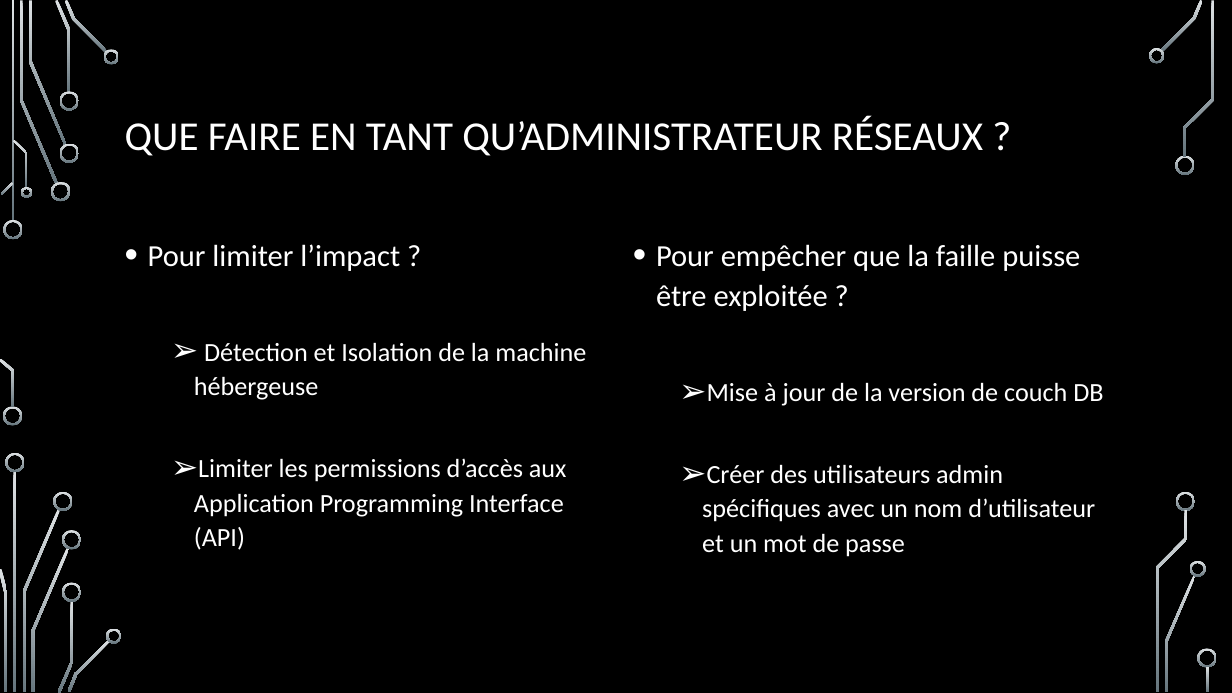
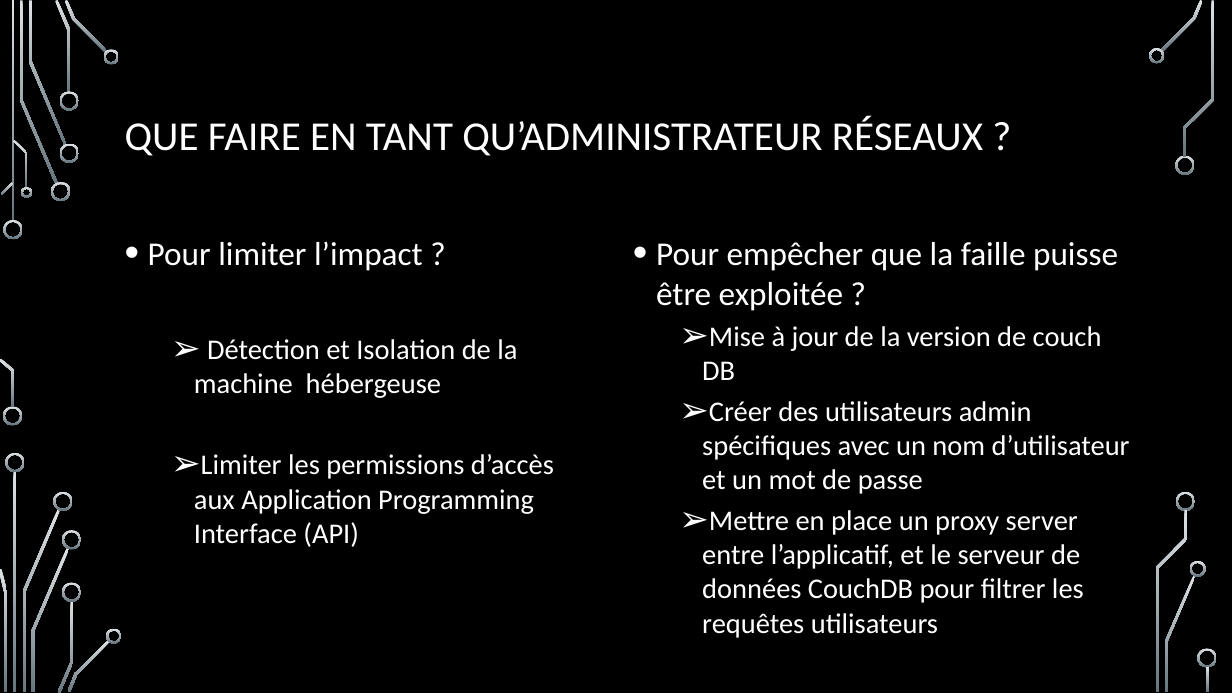
Before and after one commit to Guillaumeclavel/Etude_Faille_CVE_12636, a slide deck: slide 6 of Présentation étude de faille CVE 2017-12635 ET 12636 ébauche.pptx. Drawn at 1232x693 pixels with LibreOffice and Linux fonts; fonts in the diff are those of the drawing; background and template pictures are left out. Boxes give left, top, right and bottom in pixels: in the first picture for what was removed or moved away, otherwise in the second. Text is boxed around its words. In the diff, an @@ line names an element or a change of style, - is before the commit and + after.

```diff
--- a/Présentation étude de faille CVE 2017-12635 ET 12636 ébauche.pptx
+++ b/Présentation étude de faille CVE 2017-12635 ET 12636 ébauche.pptx
@@ text "Pour limiter l’impact ?" at (148,241,554,547): size 23.8 to 25.9 pt in "Pour limiter l’impact ?"; size 20.4 to 22.2 pt in "Détection et Isolation de la machine hébergeuse", "Limiter les permissions d’accès aux Application Programming ..."; line spacing 1.1 to 1 @@
@@ text at (656,242,1130,494): size 23.8 to 25.9 pt in "Pour empêcher que la faille puisse être ..."; size 20.4 to 22.2 pt in "Mise à jour de la version de ...", "Créer des utilisateurs admin spécifiques avec un ..."; line spacing 1.1 to 1 @@
@@ text at (702,510,1084,638): paragraph added @@
+  ➢ Mettre en place un proxy server entre l’applicatif, et le serveur de données CouchDB pour filtrer les requêtes utilisateurs
```
Also in this commit, not shown: 8 other slides changed.
